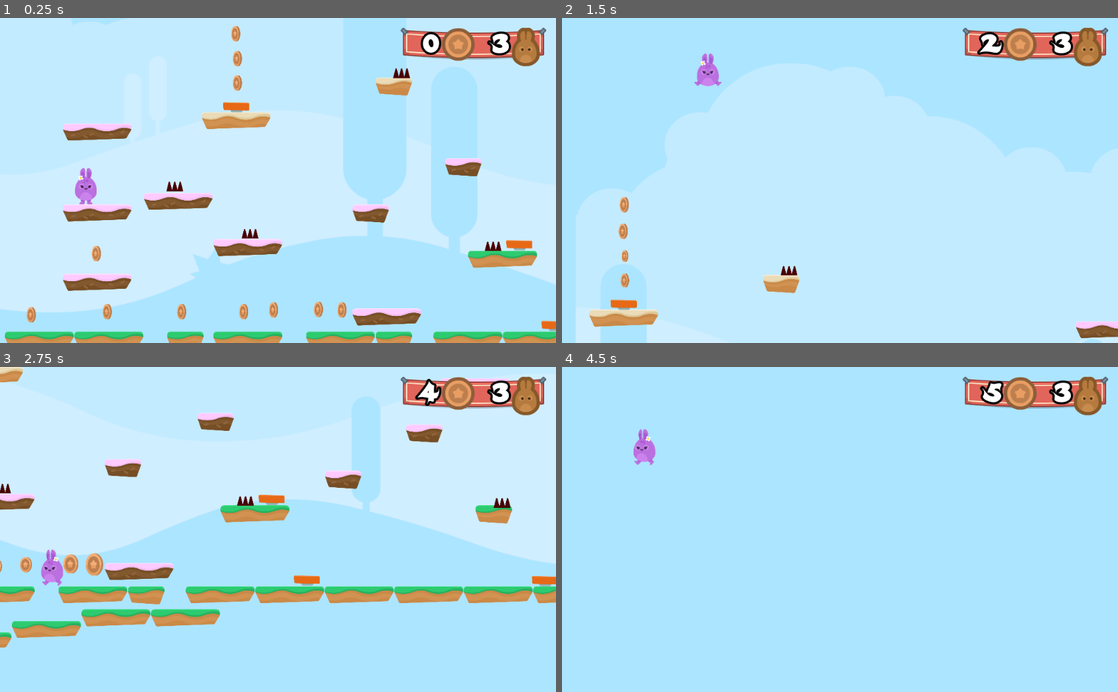
Above: before the commit, frames 1-4 (two rows, left to right).
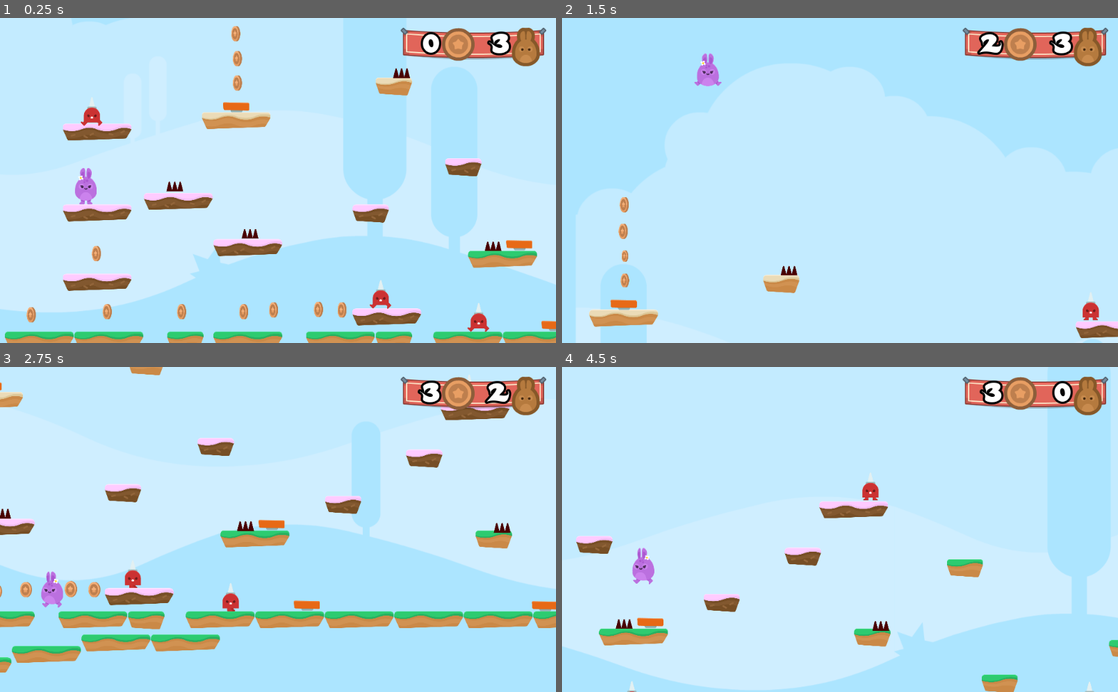
Above: after the commit, the same moments.

Repository: Pahutich/hoppy-days
Game: Godot game, scene res://Levels/Level1.tscn
Two runs of this game, one before a commit and one after it. Both use one fixed random seed, a clock stepped at 60 frames per second and the inputs below.
Inputs:
- Up to frame 1 (0.25 s): no input
- Up to frame 2 (1.5 s): hold D (right) from 0.53 s (still down); tap Space (jump) at 0.77 s
- Up to frame 3 (2.75 s): tap Space (jump) at 1.52 s; release D (right) at 2.03 s; hold A (left) from 2.03 s (still down)
- Up to frame 4 (4.5 s): release A (left) at 2.78 s; hold D (right) 2.78-4.28 s; tap Space (jump) at 3.02, 3.77 s; hold A (left) from 4.28 s (still down)

The runs differ from the first frame. In frame 1, 0.5% of the frame differs, in the area x 14-88%, y 24-97%; in frame 2, 0.2%; in frame 3, 26%; in frame 4, 40%, in the area x 0-100%, y 4-100%.

Commit message:
31. Adding NPCs - Enter Spikeman

Diff:
--- a/Hazards/Hazards.gd
+++ b/Hazards/Hazards.gd
@@ -4,5 +4,4 @@
 
 func _on_SpikeTop_body_entered(body):
 	if body.has_method("hurt"):
-#		body.hurt()
 		get_tree().call_group("Gamestate", "hurt")
--- a/Levels/Level1.tscn
+++ b/Levels/Level1.tscn
@@ -8,6 +8,7 @@
 [ext_resource path="res://Levels/GameState.gd" type="Script" id=6]
 [ext_resource path="res://GUI/GUI.tscn" type="PackedScene" id=7]
 [ext_resource path="res://Items/Coin.tscn" type="PackedScene" id=8]
+[ext_resource path="res://NPCs/Spikeman.tscn" type="PackedScene" id=9]
 
 [node name="Level1" type="Node2D"]
 script = ExtResource( 6 )
@@ -104,3 +105,20 @@
 
 [node name="Coin12" parent="Coins" instance=ExtResource( 8 )]
 position = Vector2( 1867, 1599 )
+
+[node name="NPCs" type="Node" parent="."]
+
+[node name="Spikeman" parent="NPCs" instance=ExtResource( 9 )]
+position = Vector2( 2645, 1641 )
+
+[node name="Spikeman2" parent="NPCs" instance=ExtResource( 9 )]
+position = Vector2( 508, 501 )
+
+[node name="Spikeman3" parent="NPCs" instance=ExtResource( 9 )]
+position = Vector2( 3963, 485 )
+
+[node name="Spikeman4" parent="NPCs" instance=ExtResource( 9 )]
+position = Vector2( 5173, 1644 )
+
+[node name="Spikeman5" parent="NPCs" instance=ExtResource( 9 )]
+position = Vector2( 2104, 1513 )
--- /dev/null
+++ b/NPCs/Spikeman.tscn
@@ -0,0 +1,104 @@
+[gd_scene load_steps=9 format=2]
+
+[ext_resource path="res://GFX/Enemies/spikeMan_stand.png" type="Texture" id=1]
+[ext_resource path="res://GFX/Enemies/spikeMan_walk1.png" type="Texture" id=2]
+[ext_resource path="res://GFX/Enemies/spikeMan_walk2.png" type="Texture" id=3]
+[ext_resource path="res://Hazards/Hazards.gd" type="Script" id=4]
+
+[sub_resource type="SpriteFrames" id=1]
+animations = [ {
+"frames": [ ExtResource( 1 ) ],
+"loop": true,
+"name": "stand",
+"speed": 5.0
+}, {
+"frames": [ ExtResource( 2 ), ExtResource( 3 ) ],
+"loop": true,
+"name": "walk",
+"speed": 5.0
+} ]
+
+[sub_resource type="CapsuleShape2D" id=2]
+radius = 45.0
+height = 60.0
+
+[sub_resource type="Animation" id=3]
+length = 0.001
+tracks/0/type = "value"
+tracks/0/path = NodePath(".:position")
+tracks/0/interp = 1
+tracks/0/loop_wrap = true
+tracks/0/imported = false
+tracks/0/enabled = true
+tracks/0/keys = {
+"times": PoolRealArray( 0 ),
+"transitions": PoolRealArray( 1 ),
+"update": 0,
+"values": [ Vector2( 0, 0 ) ]
+}
+
+[sub_resource type="Animation" id=4]
+resource_name = "Spikeman"
+length = 6.0
+loop = true
+step = 1.0
+tracks/0/type = "value"
+tracks/0/path = NodePath(".:position")
+tracks/0/interp = 1
+tracks/0/loop_wrap = true
+tracks/0/imported = false
+tracks/0/enabled = true
+tracks/0/keys = {
+"times": PoolRealArray( 0, 1, 2, 3, 4, 5 ),
+"transitions": PoolRealArray( 1, 1, 1, 1, 1, 1 ),
+"update": 0,
+"values": [ Vector2( 0, 0 ), Vector2( -100, 0 ), Vector2( -100, 0 ), Vector2( 0, 0 ), Vector2( 100, 0 ), Vector2( 100, 0 ) ]
+}
+tracks/1/type = "value"
+tracks/1/path = NodePath("AnimatedSprite:animation")
+tracks/1/interp = 1
+tracks/1/loop_wrap = true
+tracks/1/imported = false
+tracks/1/enabled = true
+tracks/1/keys = {
+"times": PoolRealArray( 0, 1, 2, 4, 5 ),
+"transitions": PoolRealArray( 1, 1, 1, 1, 1 ),
+"update": 1,
+"values": [ "walk", "stand", "walk", "stand", "walk" ]
+}
+tracks/2/type = "value"
+tracks/2/path = NodePath("AnimatedSprite:flip_h")
+tracks/2/interp = 1
+tracks/2/loop_wrap = true
+tracks/2/imported = false
+tracks/2/enabled = true
+tracks/2/keys = {
+"times": PoolRealArray( 0, 2, 5 ),
+"transitions": PoolRealArray( 1, 1, 1 ),
+"update": 1,
+"values": [ true, false, true ]
+}
+
+[node name="Spikeman" type="Node2D"]
+
+[node name="Area2D" type="Area2D" parent="."]
+collision_layer = 4
+script = ExtResource( 4 )
+
+[node name="AnimatedSprite" type="AnimatedSprite" parent="Area2D"]
+frames = SubResource( 1 )
+animation = "walk"
+frame = 1
+playing = true
+flip_h = true
+
+[node name="CollisionShape2D" type="CollisionShape2D" parent="Area2D"]
+shape = SubResource( 2 )
+
+[node name="AnimationPlayer" type="AnimationPlayer" parent="Area2D"]
+autoplay = "Spikeman"
+anims/RESET = SubResource( 3 )
+anims/Spikeman = SubResource( 4 )
+
+[connection signal="body_entered" from="Area2D" to="Area2D" method="_on_SpikeTop_body_entered"]
+[connection signal="body_entered" from="Area2D" to="Area2D" method="_on_Area2D_body_entered"]
Not shown: 1 places in Levels/Level1.tscn that only renumber resources
